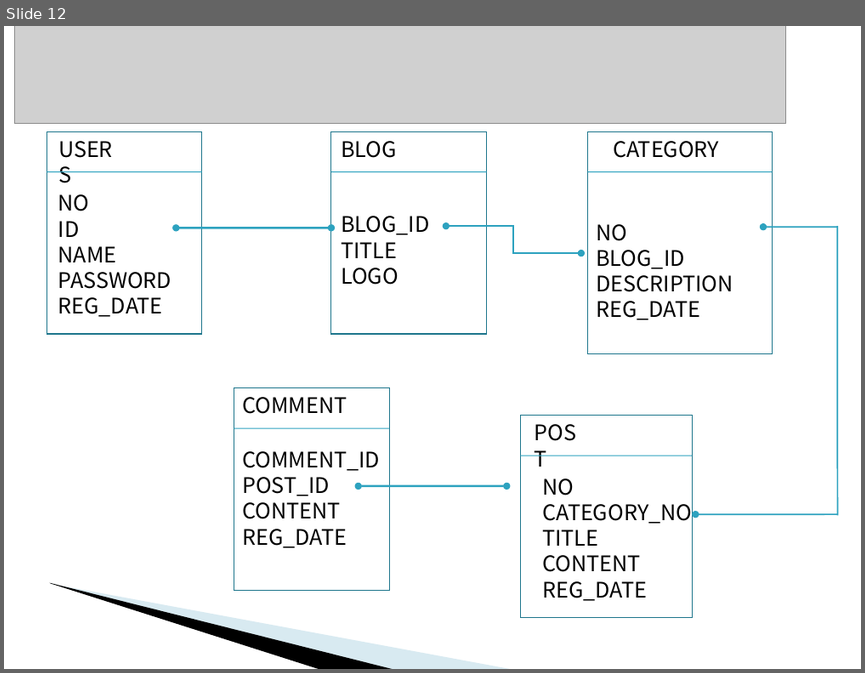
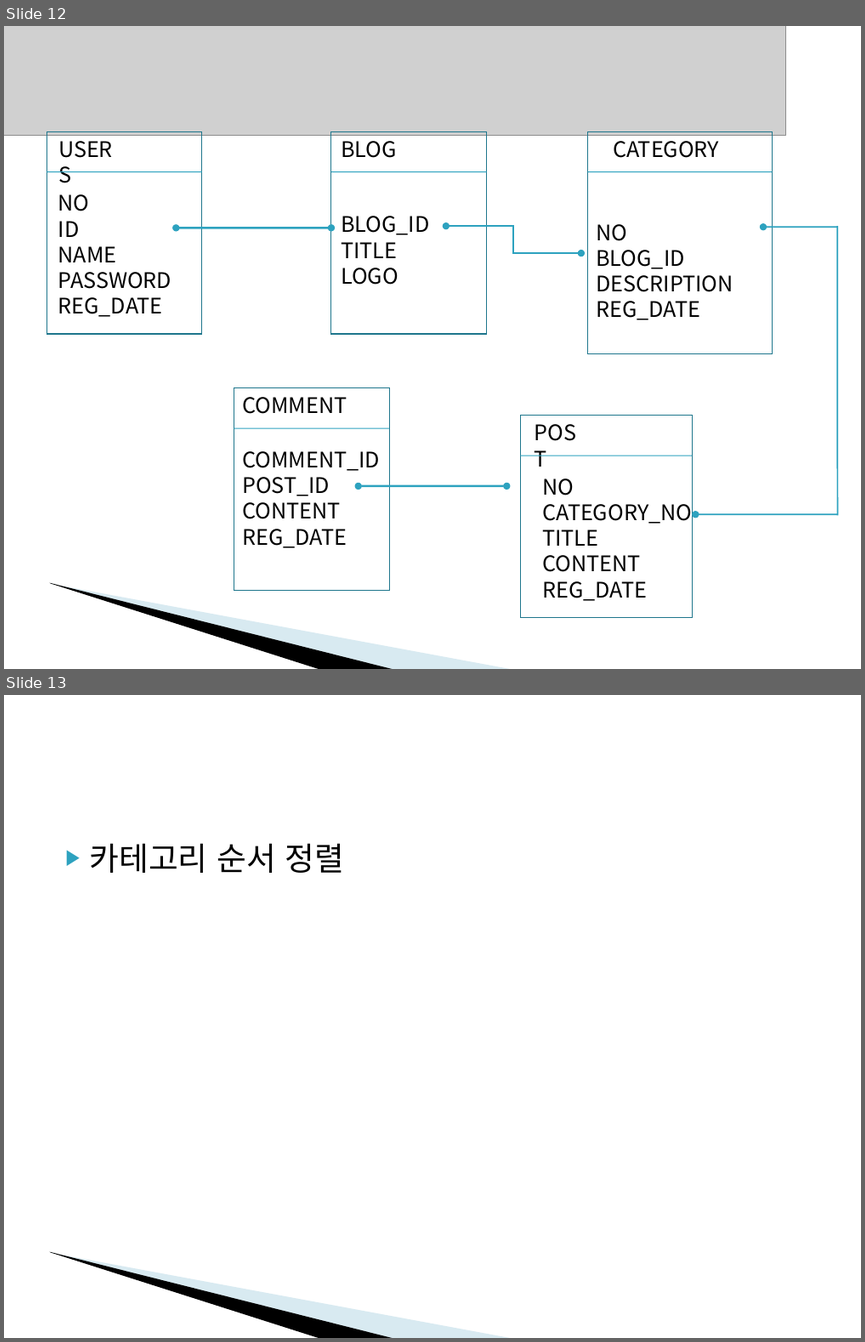
Before and after one commit to yukio0oa/jblog, a slide deck: docs/SpringMVC-평가과제.ppt. Shown one above the other, each under a label of ours: slide 12 before the commit, slides 12 and 13 after it. The pictures are 865x673 and 865x1342 pixels, drawn with LibreOffice and Linux fonts; fonts in the diff are those of the drawing; grey boxes stand for pictures; background and template pictures are left out. Boxes give left, top, right and bottom in pixels: in the first picture for what was removed or moved away, otherwise in the second. Text is boxed around its words. In the diff, an @@ line names an element or a change of style, - is before the commit and + after.

```diff
--- a/docs/SpringMVC-평가과제.ppt
+++ b/docs/SpringMVC-평가과제.ppt
@@ slide 13 added at (x1=4, y1=695, x2=861, y2=1338), background #FFFFFF; not listed: 2 template elements that a slide beside it also shows @@
@@ text added at (x1=90, y1=843, x2=344, y2=873), 27 pt, text #000000 @@
+▶ 카테고리 순서 정렬
@@ slide 12 changed as well @@
@@ picture resized from (x1=14, y1=26, x2=785, y2=124) to (x1=4, y1=26, x2=785, y2=135) @@
```
Also in this commit, not shown: 10 other slides changed, 1 other slide added, 1 slide removed, 29 other files.
